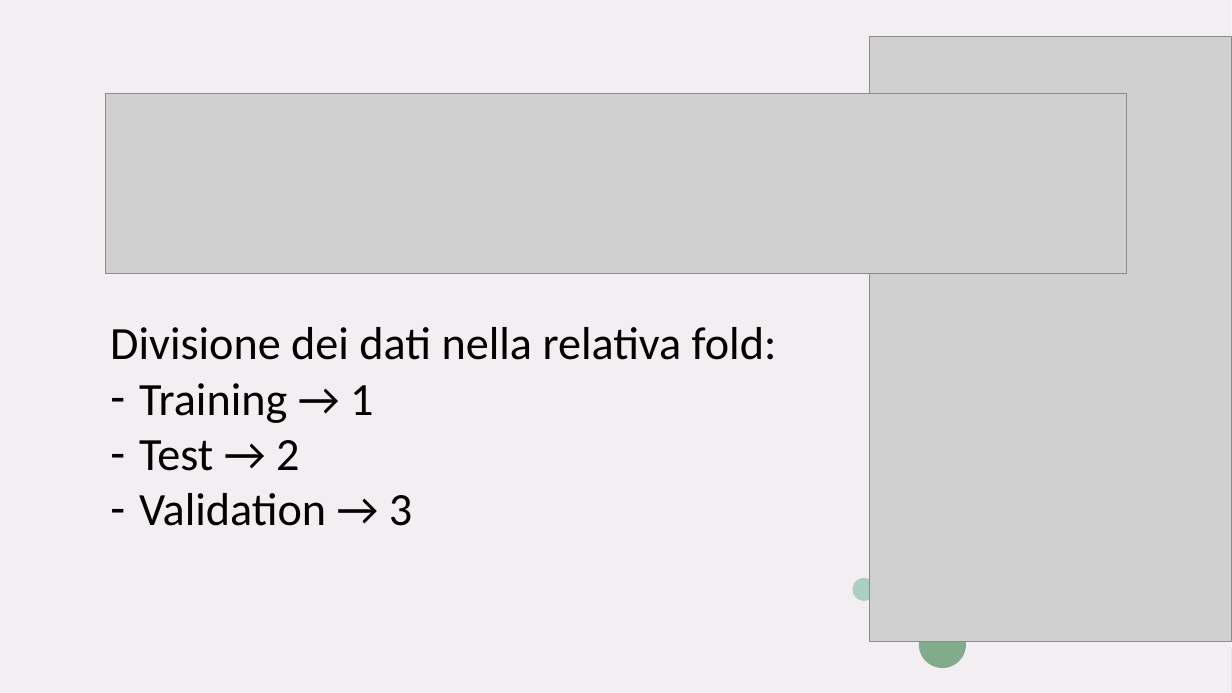
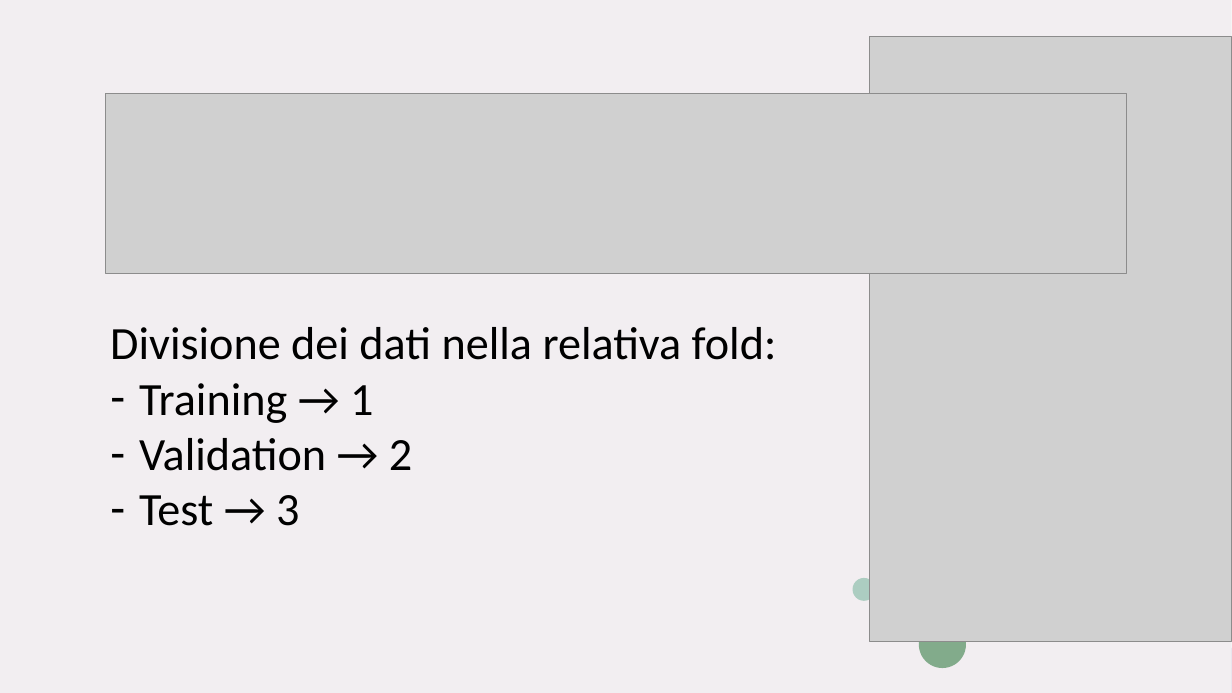
Before and after one commit to AntonioPapeo6/ProgSysAg, a slide deck: slide 9 of DOCUMENTAZIONE/Presentazione - AudioRecognizer (1).pptx (slide 8 before the commit). Drawn at 1232x693 pixels with LibreOffice and Linux fonts; fonts in the diff are those of the drawing; grey boxes stand for pictures. Boxes give left, top, right and bottom in pixels: in the first picture for what was removed or moved away, otherwise in the second. Text is boxed around its words. In the diff, an @@ line names an element or a change of style, - is before the commit and + after.

```diff
--- a/DOCUMENTAZIONE/Presentazione - AudioRecognizer (1).pptx
+++ b/DOCUMENTAZIONE/Presentazione - AudioRecognizer (1).pptx
@@ text at <box>139,438,412,526</box>: text changed @@
-– Test → 2
-– Validation → 3
+– Validation → 2
+– Test → 3
```
Also in this commit, not shown: 2 other slides changed, 1 slide added, 3 other files.
